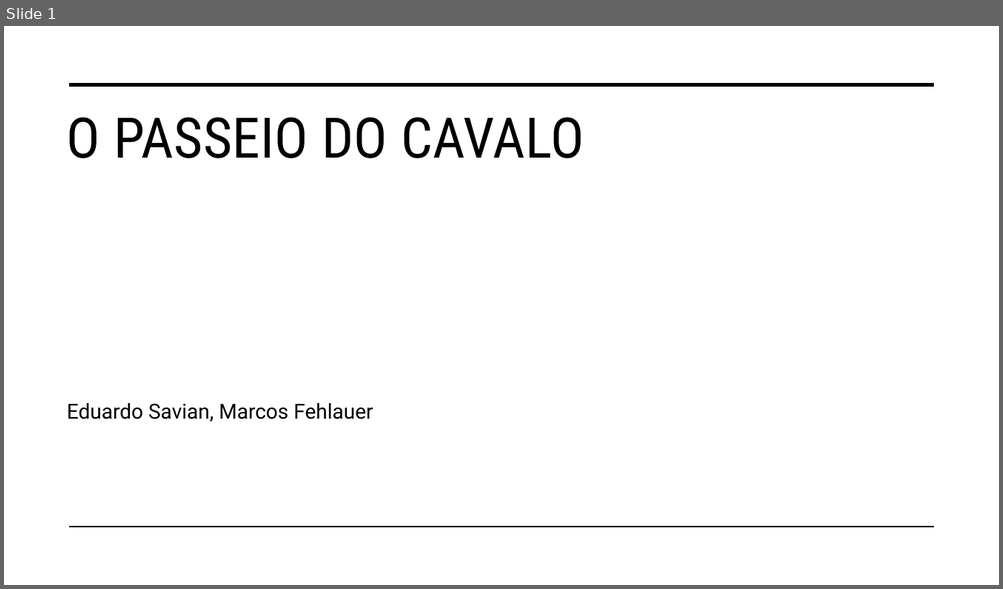
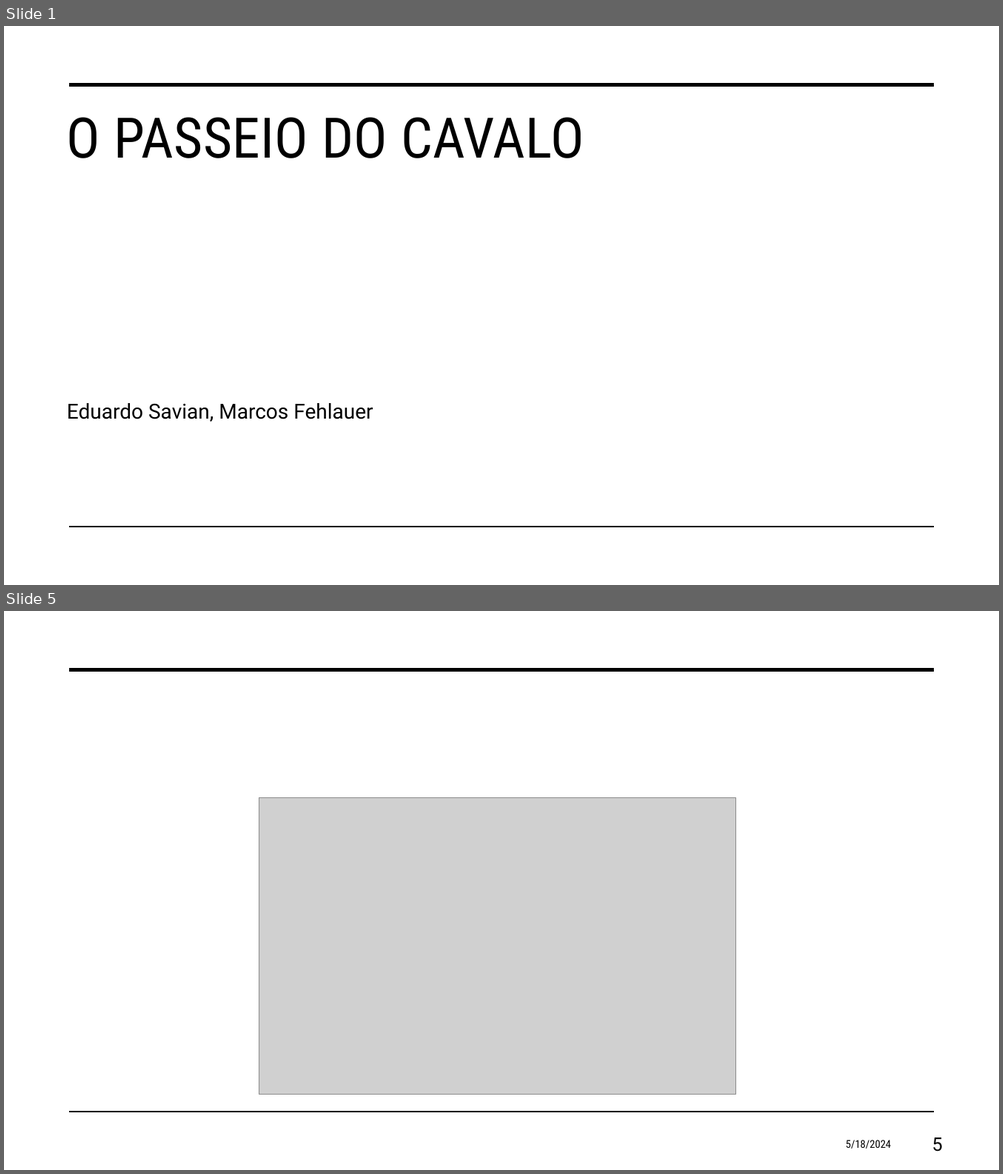
Before and after one commit to eduardosavian/chess-horse-tour, a slide deck: Presentation.pptx. Shown one above the other, each under a label of ours: slide 1 before the commit, slides 1 and 5 after it; the slides between them are not shown. The pictures are 1003x589 and 1003x1174 pixels, drawn with LibreOffice and Linux fonts; fonts in the diff are those of the drawing; grey boxes stand for pictures. Boxes give left, top, right and bottom in pixels: in the first picture for what was removed or moved away, otherwise in the second. Text is boxed around its words. In the diff, an @@ line names an element or a change of style, - is before the commit and + after.

```diff
--- a/Presentation.pptx
+++ b/Presentation.pptx
@@ slide 5 added at [4,611,999,1170], background #FFFFFF; not listed: 2 template elements that a slide beside it also shows @@
@@ picture added at [259,798,736,1095] @@
@@ text added at [845,1140,891,1149], 10.5 pt, text #000000 @@
+5/18/2024
@@ page number added at [932,1138,942,1152], 18 pt, text #000000 @@
+5
```
Also in this commit, not shown: 5 slides changed, 2 other slides added, 8 other files.
